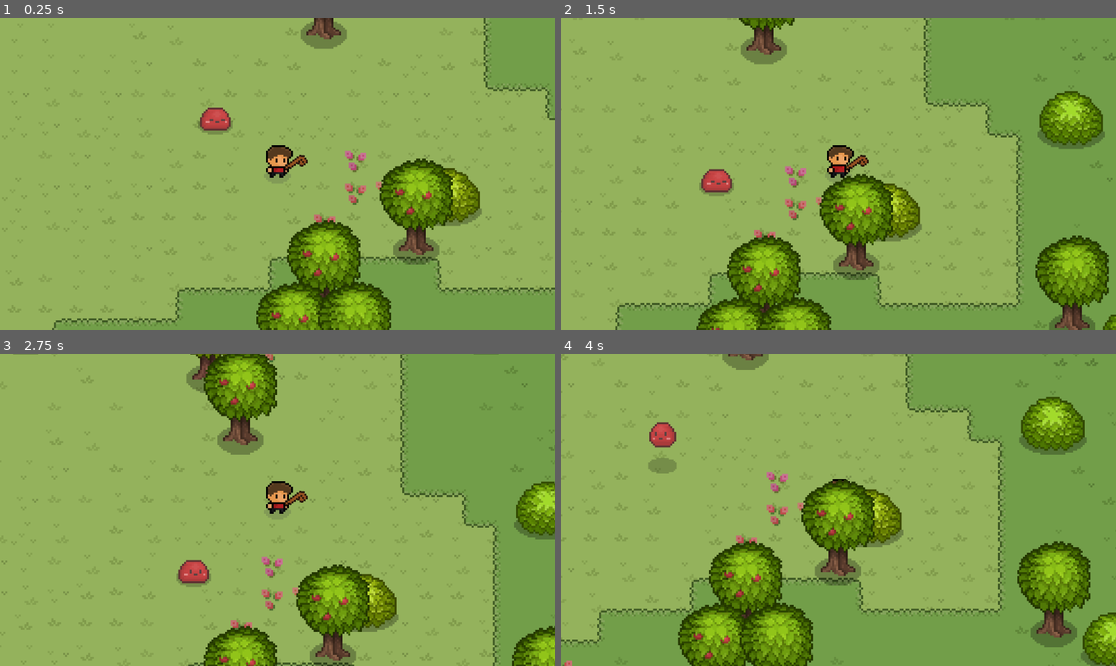
Above: before the commit, frames 1-4 (two rows, left to right).
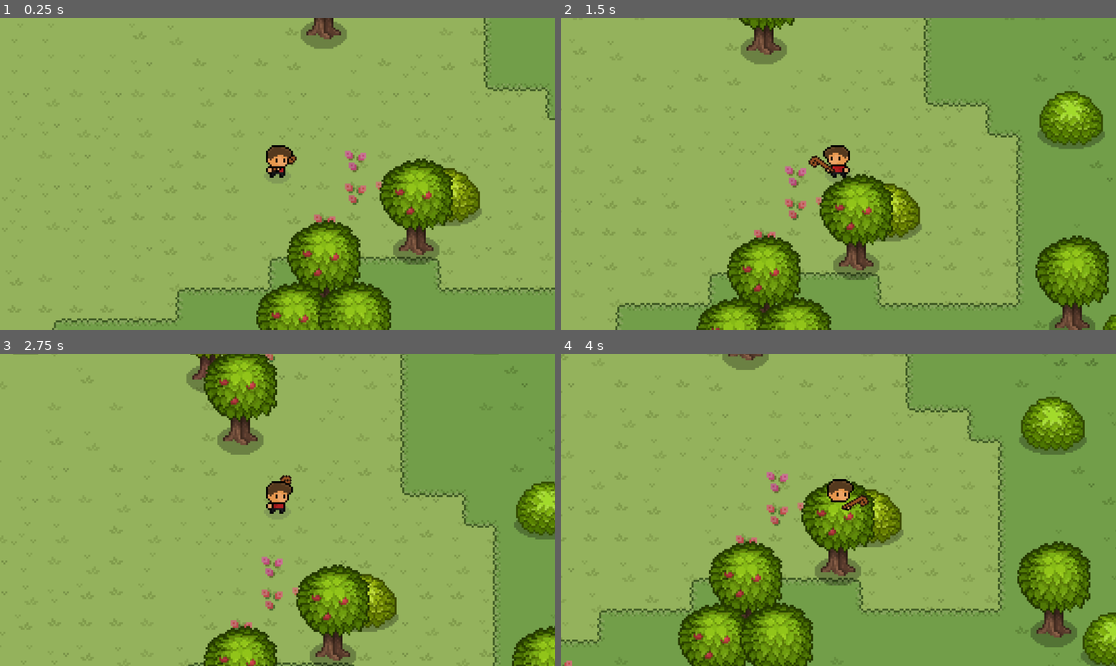
Above: after the commit, the same moments.

Repository: lennertJ9/game
Game: Godot game, scene res://scenes/main/main.tscn
Two runs of this game, one before a commit and one after it. Both use one fixed random seed, a clock stepped at 60 frames per second and the inputs below.
Inputs (mouse positions are in pixels of both pictures, inside the frame that each line leads up to):
- Up to frame 1 (0.25 s): no input
- Up to frame 2 (1.5 s): move the mouse to (960, 158) at 0.52 s; hold Right mouse button (right_click) 0.53-1.28 s; tap Q (do_something, bound only after the commit) at 0.8, 1.35 s; move the mouse to (727, 189) at 1.27 s
- Up to frame 3 (2.75 s): right-click (166, 525) at 1.55 s; move the mouse to (333, 441) at 2.02 s; hold Right mouse button (right_click) from 2.03 s (still down); tap Q (do_something, bound only after the commit) at 2.3 s
- Up to frame 4 (4 s): move the mouse to (810, 572) at 2.77 s; release Right mouse button (right_click) at 2.78 s; tap Q (do_something, bound only after the commit) at 2.85, 3.8 s; right-click (810, 572) at 3.05 s; move the mouse to (1005, 556) at 3.52 s; hold Right mouse button (right_click) from 3.53 s (still down)

The runs differ from the first frame. In frame 1, 0.6% of the frame differs, in the area x 35-56%, y 28-51%; in frame 2, 0.8%; in frame 3, 0.6%; in frame 4, 0.9%, in the area x 15-56%, y 21-51%.

Commit message:
weapon rotation

Diff:
--- a/project.godot
+++ b/project.godot
@@ -31,6 +31,11 @@
 "events": [Object(InputEventMouseButton,"resource_local_to_scene":false,"resource_name":"","device":-1,"window_id":0,"a …(258 unchanged characters)…
 ]
 }
+do_something={
+"deadzone": 0.5,
+"events": [Object(InputEventKey,"resource_local_to_scene":false,"resource_name":"","device":-1,"window_id":0,"alt_pressed":false,"shift_pressed":false,"ctrl_pressed":false,"meta_pressed":false,"pressed":false,"keycode":0,"physical_keycode":81,"key_label":0,"unicode":97,"echo":false,"script":null)
+]
+}
 
 [layer_names]
 
--- a/scenes/main/main.tscn
+++ b/scenes/main/main.tscn
@@ -264,6 +264,6 @@
 layer_2/tile_data = PackedInt32Array(-524288, 2, 0, -655373, 2, 0, 262132, 2, 0, 327682, 131074, 0, 196619, 131074, 0,  …(439 unchanged characters)…
 
 [node name="Slime" parent="." instance=ExtResource("5_xhwnt")]
-position = Vector2(-33, -25)
+position = Vector2(-187, -2)
 
 [node name="Player" parent="." instance=ExtResource("3_nyilr")]
--- a/scenes/player/player.gd
+++ b/scenes/player/player.gd
@@ -7,6 +7,8 @@
 @onready var run_dust = $Visuals/RunDust
 @onready var animation_tree = $AnimationTree
 
+@onready var hand_left = $Visuals/HandLeft
+@onready var weapon = $Visuals/HandLeft/Weapon
 
 # walking system
 var movement_direction: Vector2
@@ -22,27 +24,31 @@
 		target = get_global_mouse_position()
 		movement_direction = global_position.direction_to(target)
 
-		if movement_direction.x < 0: #links
-			visuals.scale.x = -1
-		else:
-			visuals.scale.x = 1      #rechts
-
 		if movement_direction.y < 0: # up
 			is_up = true
 			animation_player.play("RUN_FRONT")
 		else:
 			is_up = false # down
 			animation_player.play("RUN_FRONT")
-#		print(is_up)
+
+	if event.is_action_pressed("do_something"):
+		pass
+
+func _process(delta):
+	var direction = (get_global_mouse_position() - global_position).normalized()
+	var target_position = global_position + Vector2(0,-3) + direction * 5
+
+	if direction.x < 0:
+		$Visuals.scale.x = -1
+		hand_left.rotation_degrees = rad_to_deg(direction.dot(Vector2.DOWN))
+
+	else:
+		$Visuals.scale.x = 1
+		hand_left.rotation_degrees = rad_to_deg(direction.dot(Vector2.DOWN))
+	print(rad_to_deg(direction.dot(Vector2.UP)))
 
 
-
-
-
-
-func _process(delta):
-	pass
-	#$Visuals/HandLeft.global_position = get_global_mouse_position()
+	hand_left.global_position = target_position
 
 
 func _physics_process(_delta):
--- a/scenes/player/player.tscn
+++ b/scenes/player/player.tscn
@@ -122,43 +122,43 @@
 tracks/1/type = "value"
 tracks/1/imported = false
 tracks/1/enabled = true
-tracks/1/path = NodePath("Visuals/HandLeft:position")
+tracks/1/path = NodePath("Visuals/HandRight:position")
 tracks/1/interp = 1
 tracks/1/loop_wrap = true
 tracks/1/keys = {
 "times": PackedFloat32Array(0.1, 0.3),
 "transitions": PackedFloat32Array(1, 1),
 "update": 1,
-"values": [Vector2(4, -2), Vector2(4, -3)]
+"values": [Vector2(-4, -2), Vector2(-4, -3)]
 }
 tracks/2/type = "value"
 tracks/2/imported = false
 tracks/2/enabled = true
-tracks/2/path = NodePath("Visuals/HandRight:position")
+tracks/2/path = NodePath("Visuals/Legs:frame")
 tracks/2/interp = 1
 tracks/2/loop_wrap = true
 tracks/2/keys = {
-"times": PackedFloat32Array(0.1, 0.3),
-"transitions": PackedFloat32Array(1, 1),
-"update": 1,
-"values": [Vector2(-4, -2), Vector2(-4, -3)]
+"times": PackedFloat32Array(0),
+"transitions": PackedFloat32Array(1),
+"update": 1,
+"values": [0]
 }
 tracks/3/type = "value"
 tracks/3/imported = false
 tracks/3/enabled = true
-tracks/3/path = NodePath("Visuals/Legs:frame")
+tracks/3/path = NodePath("Visuals/Body:offset")
 tracks/3/interp = 1
 tracks/3/loop_wrap = true
 tracks/3/keys = {
-"times": PackedFloat32Array(0),
-"transitions": PackedFloat32Array(1),
-"update": 1,
-"values": [0]
+"times": PackedFloat32Array(0.3),
+"transitions": PackedFloat32Array(1),
+"update": 0,
+"values": [Vector2(0, 11)]
 }
 tracks/4/type = "value"
 tracks/4/imported = false
 tracks/4/enabled = true
-tracks/4/path = NodePath("Visuals/Body:offset")
+tracks/4/path = NodePath("Visuals/Legs:offset")
 tracks/4/interp = 1
 tracks/4/loop_wrap = true
 tracks/4/keys = {
@@ -170,22 +170,10 @@
 tracks/5/type = "value"
 tracks/5/imported = false
 tracks/5/enabled = true
-tracks/5/path = NodePath("Visuals/Legs:offset")
+tracks/5/path = NodePath("Visuals/Head:offset")
 tracks/5/interp = 1
 tracks/5/loop_wrap = true
 tracks/5/keys = {
-"times": PackedFloat32Array(0.3),
-"transitions": PackedFloat32Array(1),
-"update": 0,
-"values": [Vector2(0, 11)]
-}
-tracks/6/type = "value"
-tracks/6/imported = false
-tracks/6/enabled = true
-tracks/6/path = NodePath("Visuals/Head:offset")
-tracks/6/interp = 1
-tracks/6/loop_wrap = true
-tracks/6/keys = {
 "times": PackedFloat32Array(0, 0.2, 0.3),
 "transitions": PackedFloat32Array(1, 1, 1),
 "update": 1,
@@ -348,22 +336,10 @@
 tracks/5/type = "value"
 tracks/5/imported = false
 tracks/5/enabled = true
-tracks/5/path = NodePath("Visuals/HandLeft:position")
+tracks/5/path = NodePath("Visuals/HandRight:position")
 tracks/5/interp = 1
 tracks/5/loop_wrap = true
 tracks/5/keys = {
-"times": PackedFloat32Array(0, 0.1, 0.2),
-"transitions": PackedFloat32Array(1, 1, 1),
-"update": 1,
-"values": [Vector2(4, -3), Vector2(4, -3), Vector2(4, -2)]
-}
-tracks/6/type = "value"
-tracks/6/imported = false
-tracks/6/enabled = true
-tracks/6/path = NodePath("Visuals/HandRight:position")
-tracks/6/interp = 1
-tracks/6/loop_wrap = true
-tracks/6/keys = {
 "times": PackedFloat32Array(0, 0.1, 0.2),
 "transitions": PackedFloat32Array(1, 1, 1),
 "update": 1,
@@ -401,14 +377,16 @@
 shape = SubResource("CircleShape2D_wb5ct")
 
 [node name="Visuals" type="Node2D" parent="."]
+scale = Vector2(-1, 1)
 
 [node name="HandLeft" type="Sprite2D" parent="Visuals"]
+z_index = 1
 position = Vector2(4, -3)
 texture = ExtResource("1_ugt1c")
 hframes = 2
 
 [node name="Weapon" type="Sprite2D" parent="Visuals/HandLeft"]
-rotation = 0.145283
+position = Vector2(-1, 1)
 texture = ExtResource("3_knn3d")
 offset = Vector2(4, -4)
 
@@ -422,8 +400,10 @@
 texture = ExtResource("2_vrv6n")
 offset = Vector2(0, 11)
 hframes = 5
+frame = 1
 
 [node name="Head" type="Sprite2D" parent="Visuals"]
+z_index = 1
 position = Vector2(1, -10)
 texture = ExtResource("4_5whas")
 hframes = 8
--- /dev/null
+++ b/test/node_2d.gd
@@ -0,0 +1,18 @@
+extends Node2D
+
+@onready var marker_1 = $Marker1
+@onready var marker_2 = $Marker2
+
+
+func _ready():
+	print("---------- marker1 --------------")
+
+
+
+	print("---------- marker2 --------------")
+
+
+
+
+func _process(delta):
+	pass
--- /dev/null
+++ b/test/node_2d.tscn
@@ -0,0 +1,12 @@
+[gd_scene load_steps=2 format=3 uid="uid://cc4fu84orgnwe"]
+
+[ext_resource type="Script" path="res://test/node_2d.gd" id="1_0aoq6"]
+
+[node name="Node2D" type="Node2D"]
+script = ExtResource("1_0aoq6")
+
+[node name="Marker1" type="Marker2D" parent="."]
+position = Vector2(100, -100)
+
+[node name="Marker2" type="Marker2D" parent="."]
+position = Vector2(-100, -100)
